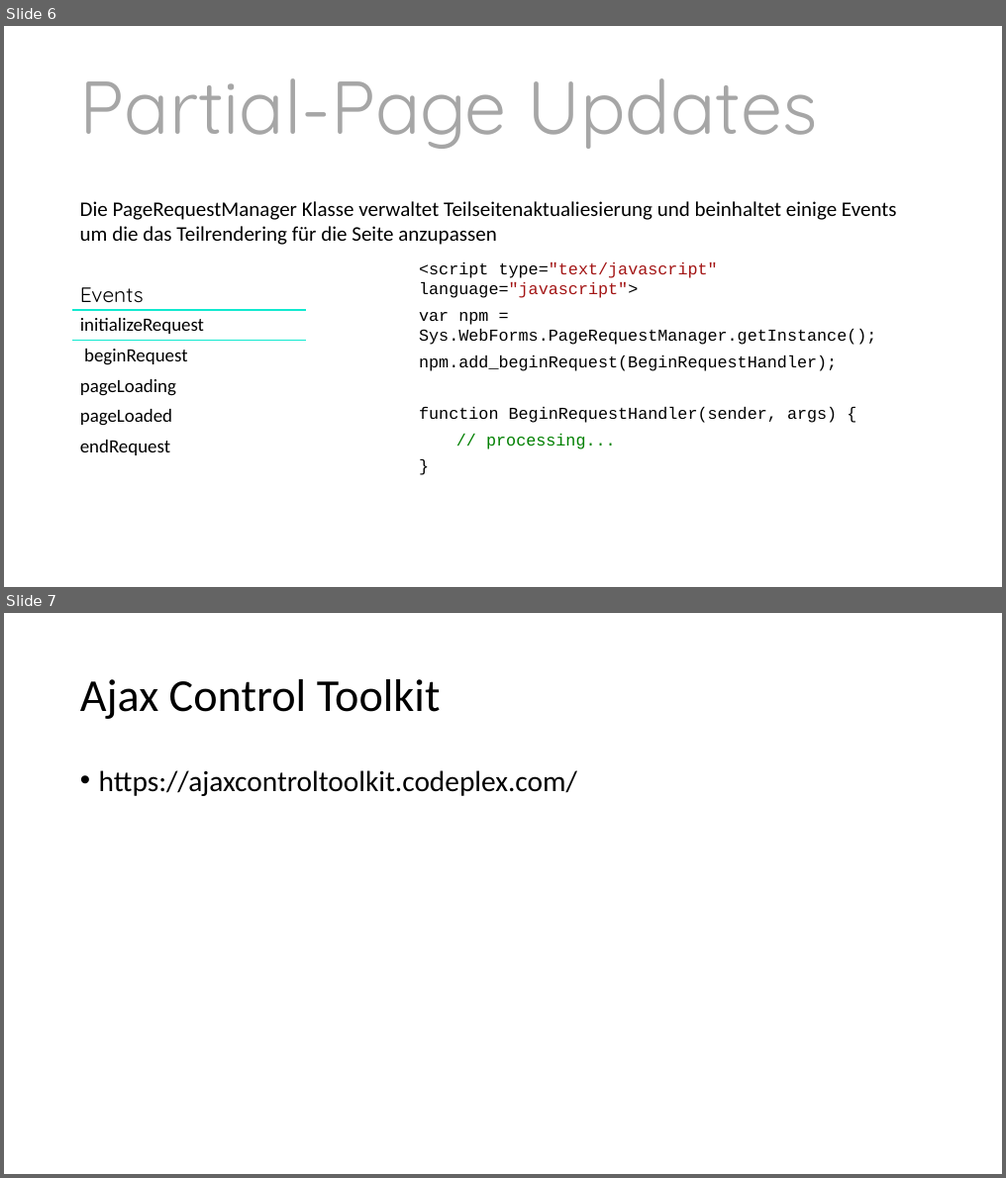
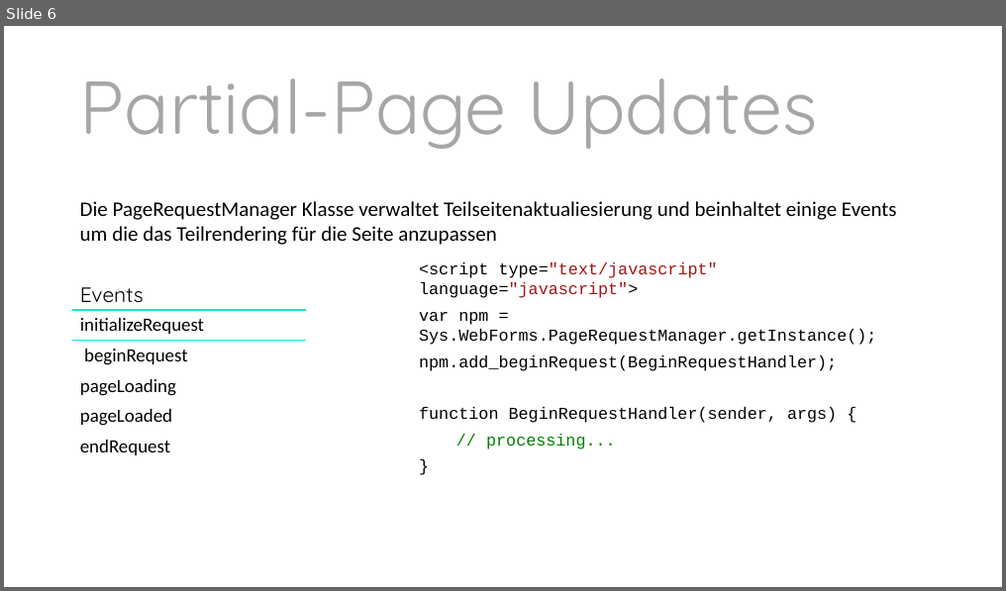
Before and after one commit to ppedvAG/WebformsKurs, a slide deck: 12Ajax-Enabled.pptx. Shown one above the other, each under a label of ours: slides 6 and 7 before the commit, slide 6 after it. The pictures are 1006x1178 and 1006x591 pixels, drawn with LibreOffice and Linux fonts; fonts in the diff are those of the drawing. Boxes give left, top, right and bottom in pixels: in the first picture for what was removed or moved away, otherwise in the second. Text is boxed around its words. In the diff, an @@ line names an element or a change of style, - is before the commit and + after.

Commit message:
JQuery Ajax

```diff
--- a/12Ajax-Enabled.pptx
+++ b/12Ajax-Enabled.pptx
@@ slide 7 removed at [4, 613, 1002, 1174], background #FFFFFF @@
@@ title removed at [80, 679, 441, 719] @@
-Ajax Control Toolkit
@@ text removed at [99, 770, 577, 796] @@
-• https://ajaxcontroltoolkit.codeplex.com/
```
Also in this commit, not shown: 1 slide changed, 1 slide added, 2 other files.
